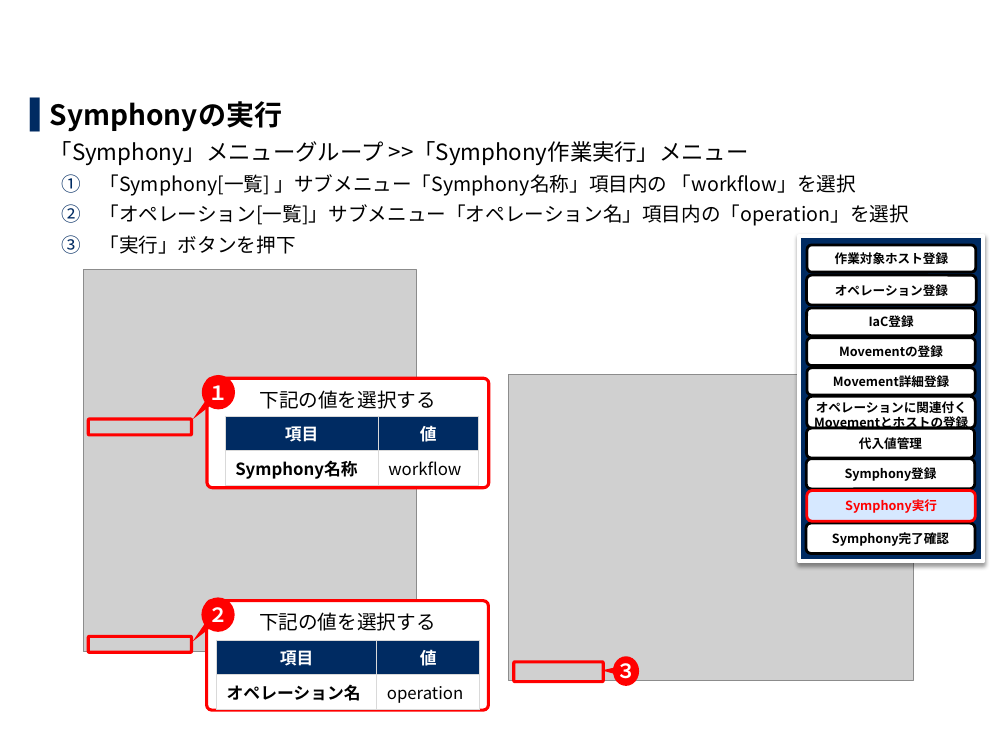
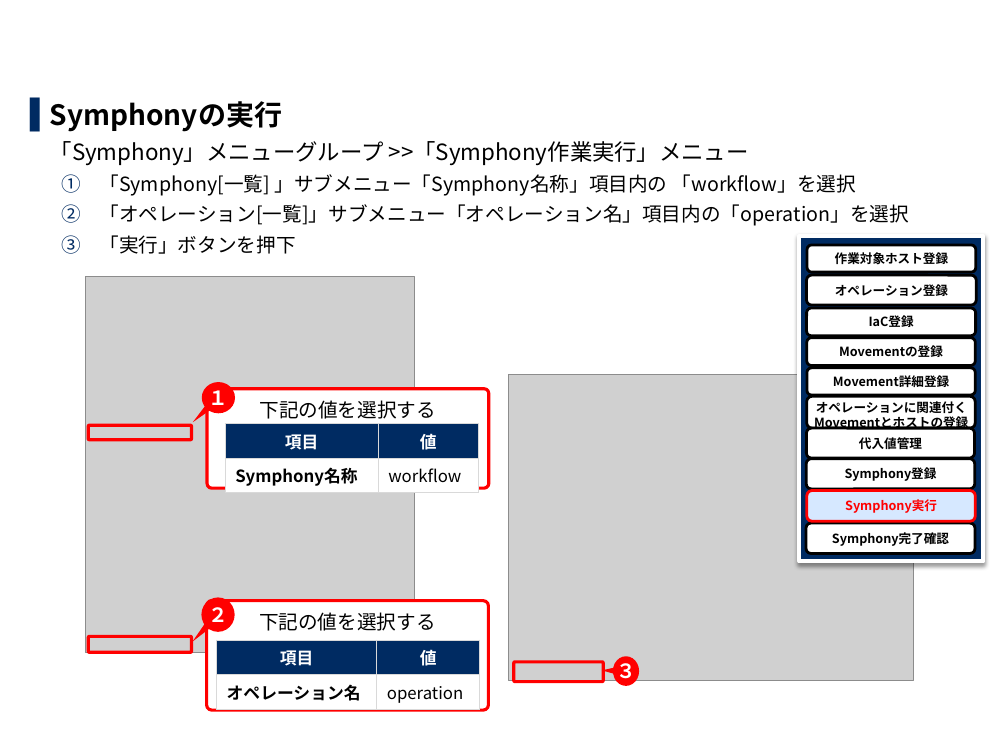
Before and after one commit to exastro-suite/it-automation-docs, a slide deck: slide 26 of asset/Learn_ja/ITA-base_practice_ja.pptx. Drawn at 1008x756 pixels with LibreOffice and Linux fonts; fonts in the diff are those of the drawing; grey boxes stand for pictures; background and template pictures are left out. Boxes give left, top, right and bottom in pixels: in the first picture for what was removed or moved away, otherwise in the second. Text is boxed around its words. In the diff, an @@ line names an element or a change of style, - is before the commit and + after.

```diff
--- a/asset/Learn_ja/ITA-base_practice_ja.pptx
+++ b/asset/Learn_ja/ITA-base_practice_ja.pptx
@@ picture resized from (x1=84, y1=269, x2=416, y2=651) to (x1=86, y1=276, x2=414, y2=653) @@
@@ speech bubble "１" moved from (x1=202, y1=375, x2=235, y2=409) to (x1=202, y1=382, x2=235, y2=413) @@
@@ rounded rectangle "下記の値を選択する" resized from (x1=207, y1=378, x2=489, y2=488) to (x1=207, y1=389, x2=489, y2=489) @@
@@ rounded rectangle moved from (x1=89, y1=419, x2=192, y2=435) to (x1=89, y1=425, x2=192, y2=439) @@
@@ table moved from (x1=225, y1=416, x2=478, y2=483) to (x1=225, y1=424, x2=478, y2=490) @@
```
Also in this commit, not shown: 1 other slide changed, 1 other file.
